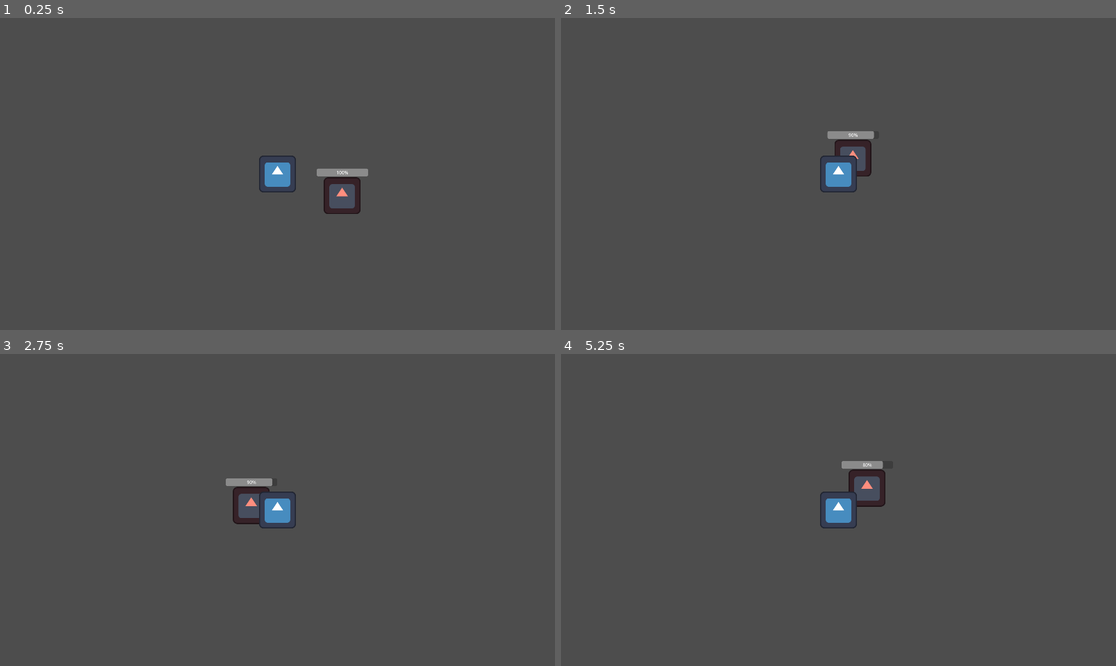
Above: before the commit, frames 1-4 (two rows, left to right).
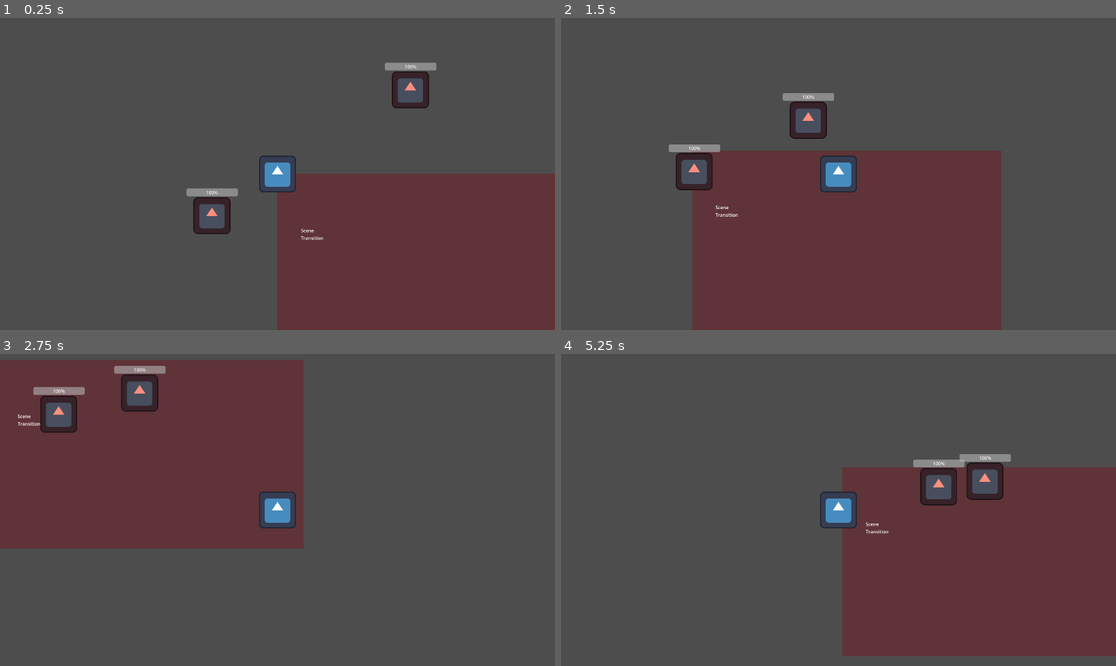
Above: after the commit, the same moments.

Repository: ElanReizas/Adventure_Crawler
Game: Godot game, scene res://Assets/Scenes/room1_f1.tscn
The game is run twice, just before and just after one commit, with the same random seed, the same clock (stepped at 60 frames per second) and the same inputs. Before the commit the project starts from res://Assets/Scenes/test_scene.tscn. The engine's default icon, where the game draws it, is replaced by a stand-in: a white triangle on a blue panel in a dark square.
Inputs (mouse positions are in pixels of both pictures, inside the frame that each line leads up to):
- Up to frame 1 (0.25 s): no input
- Up to frame 2 (1.5 s): move the mouse to (960, 158) at 0.52 s; hold Right (ui_right) 0.53-1.28 s; tap Shift (dodge) at 0.6 s; move the mouse to (727, 189) at 1.27 s; hold Down (ui_down) from 1.28 s (still down); click (727, 189) at 1.35 s
- Up to frame 3 (2.75 s): tap Shift (dodge) at 1.55, 2.1 s; move the mouse to (333, 441) at 2.02 s; release Down (ui_down) at 2.03 s; hold Right (ui_right) from 2.03 s (still down)
- Up to frame 4 (5.25 s): move the mouse to (810, 572) at 2.77 s; release Right (ui_right) at 2.78 s; hold Up (ui_up) 2.78-3.53 s; tap Shift (dodge) at 2.85, 3.8, 4.35, 5.1 s; move the mouse to (1005, 556) at 3.52 s; hold Left (ui_left) 3.53-5.03 s; click (1005, 556) at 3.6 s; move the mouse to (672, 463) at 4.27 s; move the mouse to (866, 510) at 5.02 s; hold Down (ui_down) from 5.03 s (still down)

The runs differ from the first frame. In frame 1, 26% of the frame differs, in the area x 33-100%, y 14-100%; in frame 2, 33%, in the area x 19-80%, y 24-100%; in frame 3, 31%; in frame 4, 30%.

Commit message:
remove unnecessary code

Diff:
--- a/Assets/Scripts/player.gd
+++ b/Assets/Scripts/player.gd
@@ -30,18 +30,21 @@
 	input_vector.y = Input.get_action_strength("ui_down") - Input.get_action_strength("ui_up")
 	input_vector = input_vector.normalized()
 
+
+	# first check to see if user wants to dodge
 	if !is_dodging && Input.is_action_just_pressed("dodge"):
 		is_dodging = true
 		current_dodge_time = 0
 
+		#if user standing still or moving
 		if input_vector == Vector2.ZERO:
 			velocity = Vector2.LEFT * dodge_speed
 		else:
 			velocity = input_vector * dodge_speed
+
+	#if user is dodging
 	if is_dodging:
 		current_dodge_time += _delta
-
-		velocity = velocity.lerp(Vector2.ZERO, 0.1)
 
 		if current_dodge_time >= dodge_time:
 			is_dodging = false
--- a/project.godot
+++ b/project.godot
@@ -11,7 +11,7 @@
 [application]
 
 config/name="AdventureCrawler"
-run/main_scene="uid://1t0f56i7b5xy"
+run/main_scene="uid://cqv617su7xf5w"
 config/features=PackedStringArray("4.5", "Forward Plus")
 config/icon="res://icon.svg"
 
